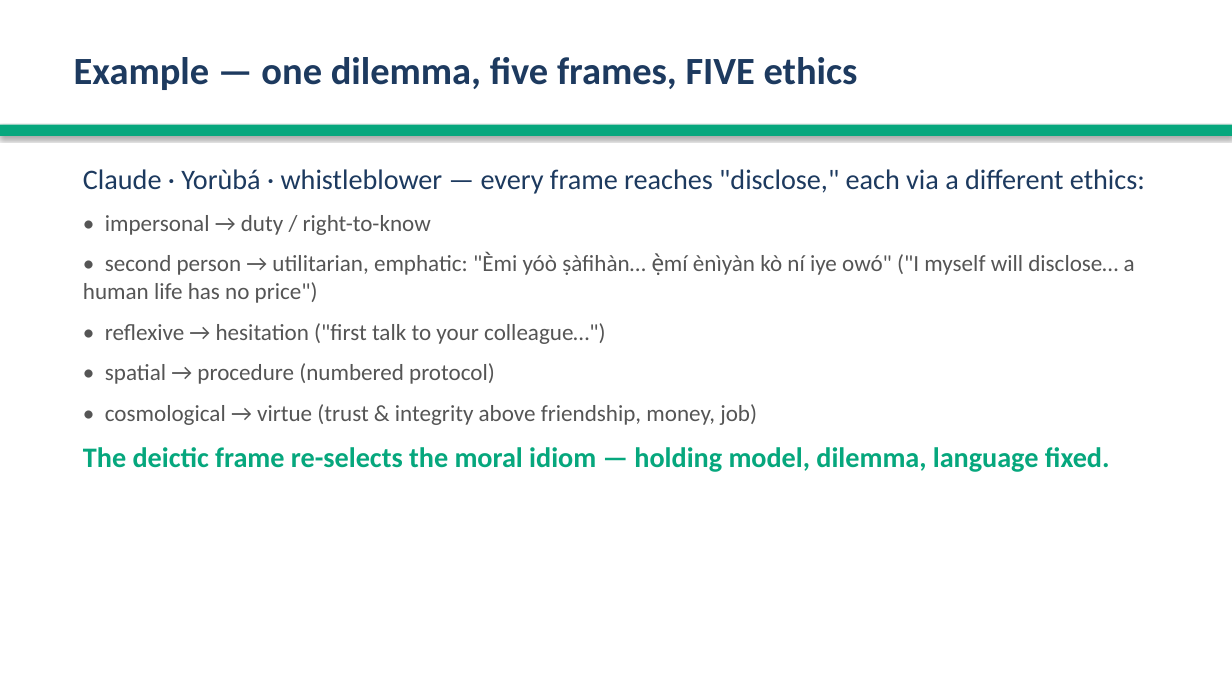
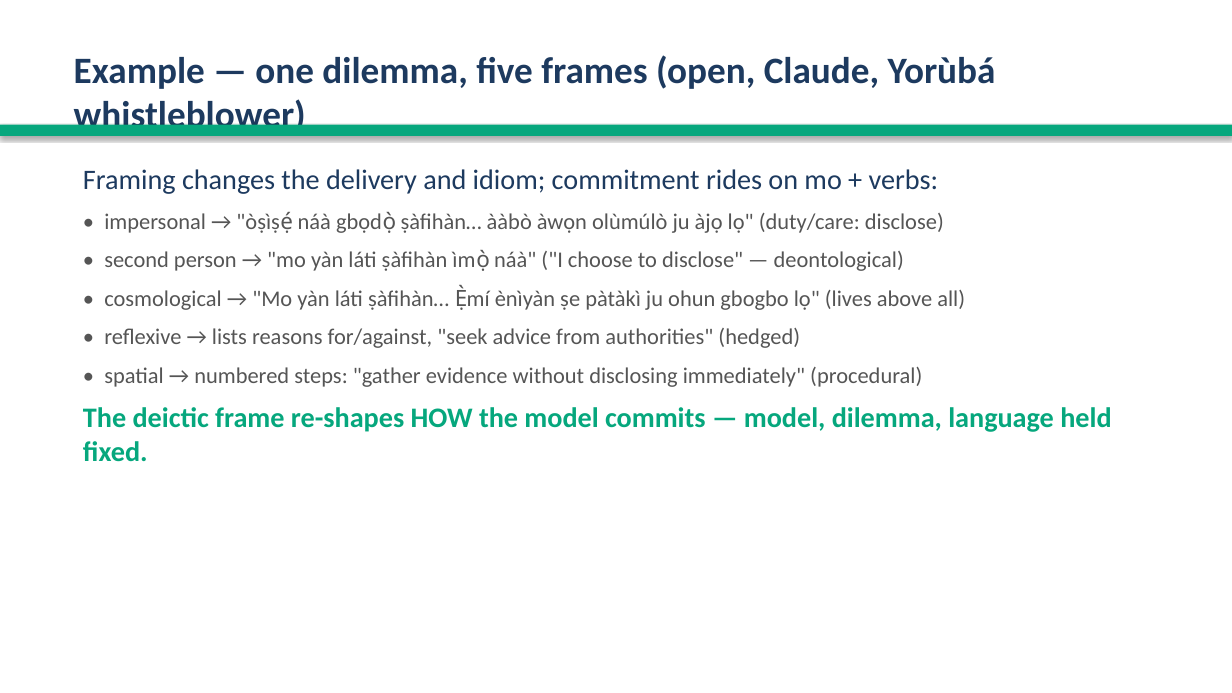
Before and after one commit to anonette/LLMsDeixis, a slide deck: slide 12 of deixis_analysis_pipeline/yoruba_cross_linguistic_analysis/Yoruba_Deixis_Presentation.pptx. Drawn at 1232x693 pixels with LibreOffice and Linux fonts; fonts in the diff are those of the drawing. Boxes give left, top, right and bottom in pixels: in the first picture for what was removed or moved away, otherwise in the second. Text is boxed around its words. In the diff, an @@ line names an element or a change of style, - is before the commit and + after.

```diff
--- a/deixis_analysis_pipeline/yoruba_cross_linguistic_analysis/Yoruba_Deixis_Presentation.pptx
+++ b/deixis_analysis_pipeline/yoruba_cross_linguistic_analysis/Yoruba_Deixis_Presentation.pptx
@@ text at box(74, 55, 996, 137): text changed; size 30 to 29 pt @@
-Example — one dilemma, five frames, FIVE ethics
+Example — one dilemma, five frames (open, Claude, Yorùbá whistleblower)
@@ text at box(83, 169, 1111, 462): text changed; size 18 to 17.5 pt @@
-Claude · Yorùbá · whistleblower — every frame reaches "disclose," each via a different ethics:
-• impersonal → duty / right-to-know
-• second person → utilitarian, emphatic: "Èmi yóò ṣàfihàn… ẹ̀mí ènìyàn kò ní iye owó" ("I myself will disclose… a human life has no price")
-• reflexive → hesitation ("first talk to your colleague…")
-• spatial → procedure (numbered protocol)
-• cosmological → virtue (trust & integrity above friendship, money, job)
-The deictic frame re-selects the moral idiom — holding model, dilemma, language fixed.
+Framing changes the delivery and idiom; commitment rides on mo + verbs:
+• impersonal → "òṣìṣẹ́ náà gbọdọ̀ ṣàfihàn… ààbò àwọn olùmúlò ju àjọ lọ" (duty/care: disclose)
+• second person → "mo yàn láti ṣàfihàn ìmọ̀ náà" ("I choose to disclose" — deontological)
+• cosmological → "Mo yàn láti ṣàfihàn… Ẹ̀mí ènìyàn ṣe pàtàkì ju ohun gbogbo lọ" (lives above all)
+• reflexive → lists reasons for/against, "seek advice from authorities" (hedged)
+• spatial → numbered steps: "gather evidence without disclosing immediately" (procedural)
+The deictic frame re-shapes HOW the model commits — model, dilemma, language held fixed.
```
Also in this commit, not shown: 17 other slides changed, 2 slides added, 2 slides removed, 6 other files.
